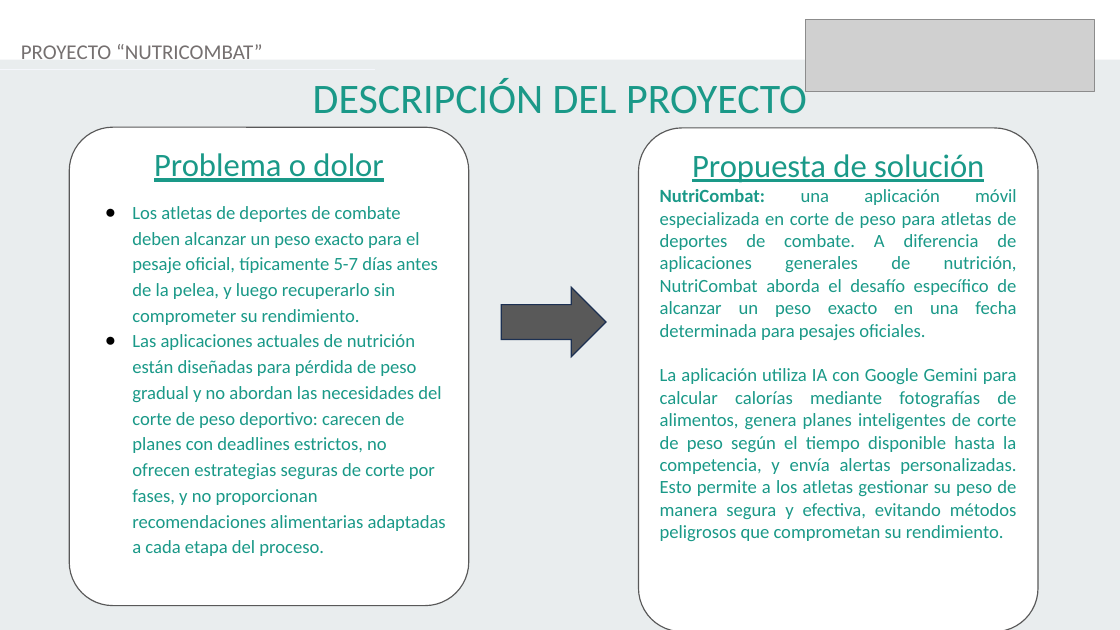
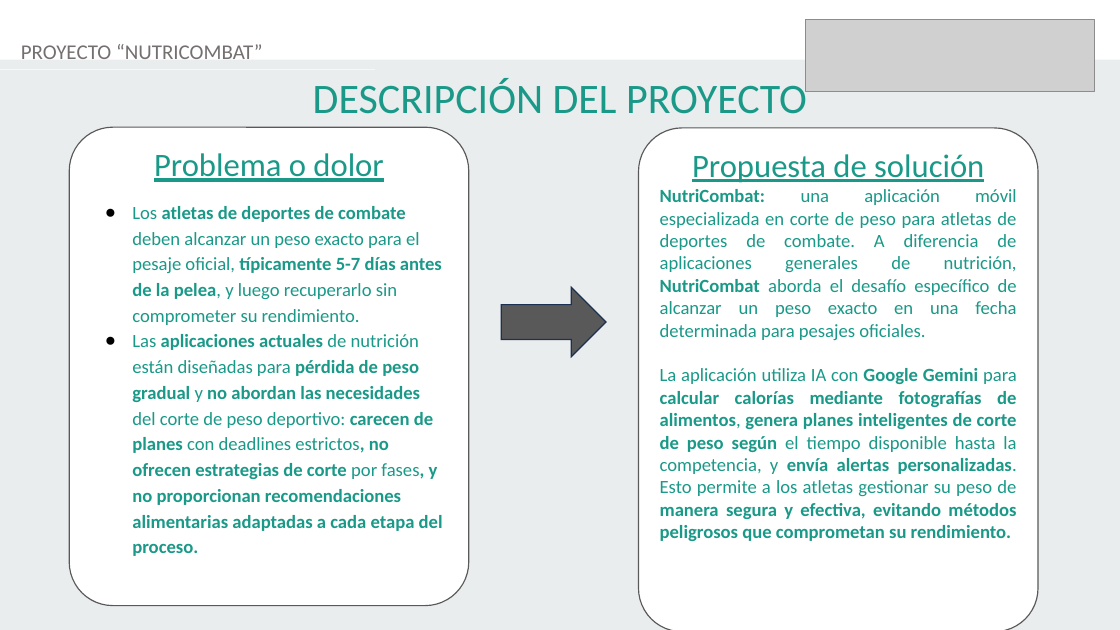
Before and after one commit to FabianIMV/nutricombat, a slide deck: slide 3 of Fase3/Evidencias_Grupales/Presentación Final del Proyecto (Español).pptx. Drawn at 1120x630 pixels with LibreOffice and Linux fonts; fonts in the diff are those of the drawing; grey boxes stand for pictures. Boxes give left, top, right and bottom in pixels: in the first picture for what was removed or moved away, otherwise in the second. Text is boxed around its words. In the diff, an @@ line names an element or a change of style, - is before the commit and + after.

```diff
--- a/Fase3/Evidencias_Grupales/Presentación Final del Proyecto (Español).pptx
+++ b/Fase3/Evidencias_Grupales/Presentación Final del Proyecto (Español).pptx
@@ text in rounded rectangle at (x1=132, y1=206, x2=442, y2=325): bold on in "atletas de deportes de combate típicamente 5-7 ..." @@
@@ text in rounded rectangle at (x1=660, y1=189, x2=1017, y2=541): bold on in "NutriCombat", "Google Gemini calcular calorías mediante fotografías de ..." @@
@@ text in rounded rectangle at (x1=132, y1=334, x2=443, y2=556): text changed; bold on @@
-● Las aplicaciones actuales de nutrición están diseñadas para pérdida de peso gradual y no abordan las necesidades del corte de peso deportivo: carecen de planes con deadlines estrictos, no ofrecen estrategias seguras de corte por fases, y no proporcionan recomendaciones alimentarias adaptadas a cada etapa del proceso.
+● Las aplicaciones actuales de nutrición están diseñadas para pérdida de peso gradual y no abordan las necesidades del corte de peso deportivo: carecen de planes con deadlines estrictos, no ofrecen estrategias de corte por fases, y no proporcionan recomendaciones alimentarias adaptadas a cada etapa del proceso.
```
Also in this commit, not shown: 5 other slides changed.
